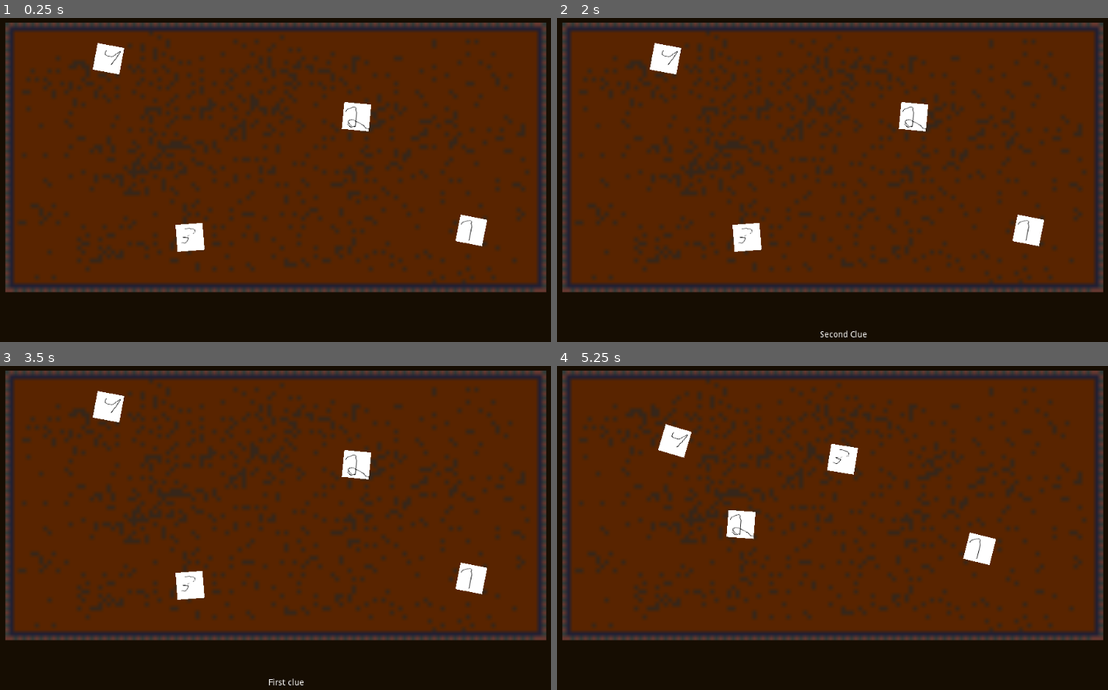
Above: before the commit, frames 1-4 (two rows, left to right).
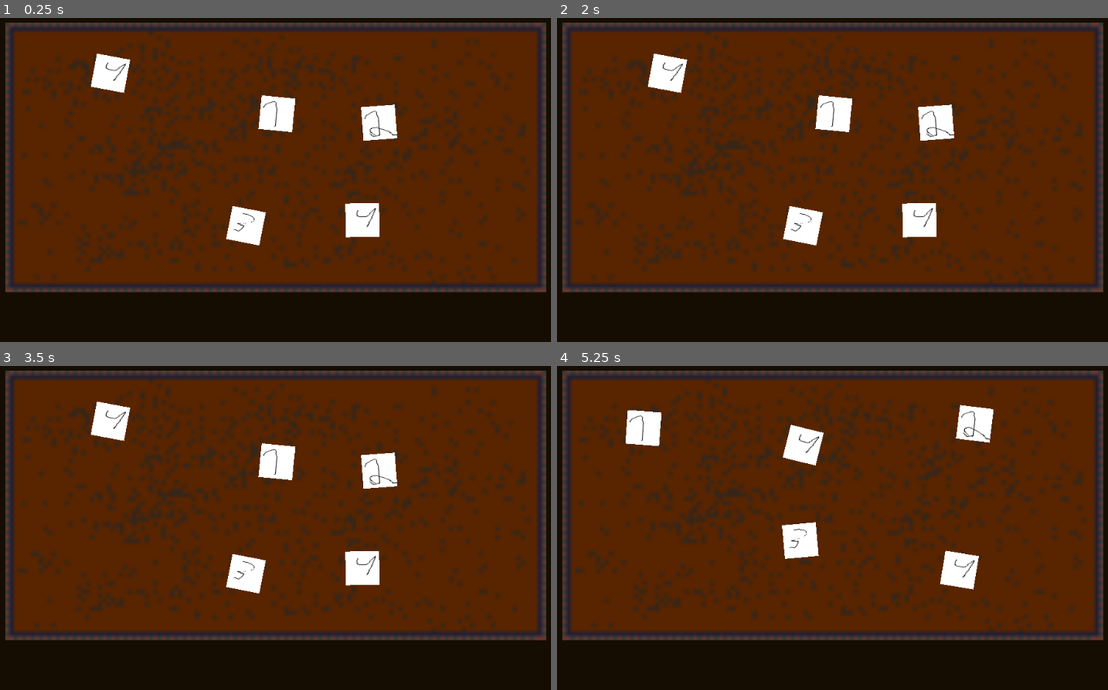
Above: after the commit, the same moments.

Repository: loudercake/cluennector
Game: Godot game, scene res://scenes/Level.tscn
Same seed, same stepped clock (60 frames per second), same inputs: the game is played once before the commit and once after it.
Inputs (mouse positions are in pixels of both pictures, inside the frame that each line leads up to):
- Up to frame 1 (0.25 s): no input
- Up to frame 2 (2 s): tap Enter at 0.5 s; move the mouse to (667, 60) at 0.52 s; click (667, 60) at 0.6 s; move the mouse to (915, 115) at 1.27 s; click (915, 115) at 1.35 s
- Up to frame 3 (3.5 s): move the mouse to (187, 586) at 2.02 s; click (187, 586) at 2.1 s; move the mouse to (473, 579) at 2.77 s; click (473, 579) at 2.85 s
- Up to frame 4 (5.25 s): move the mouse to (1019, 576) at 3.52 s; click (1019, 576) at 3.6 s; tap Backspace (reset) at 4.25, 5 s; move the mouse to (645, 466) at 4.27 s; click (645, 466) at 4.35 s; move the mouse to (882, 447) at 5.02 s; click (882, 447) at 5.1 s

The runs differ from the first frame. In frame 1, 4.3% of the frame differs, in the area x 16-89%, y 7-73%; in frame 2, 4.4%; in frame 3, 4.4%; in frame 4, 4.9%, in the area x 12-80%, y 11-70%.

Commit message:
Fix grid randomizer

Diff:
--- a/levels/level1/level1.tres
+++ b/levels/level1/level1.tres
@@ -8,6 +8,6 @@
 
 [resource]
 script = ExtResource( 1 )
-title = ""
+title = "A new level"
 story = [ ExtResource( 5 ), ExtResource( 3 ), ExtResource( 4 ) ]
-decoy = [ ExtResource( 2 ) ]
+decoy = [ ExtResource( 2 ), ExtResource( 4 ) ]
--- a/scenes/Level.gd
+++ b/scenes/Level.gd
@@ -2,9 +2,9 @@
 
 export(Resource) var start_level
 export(float) var clue_max_rotation = 5
-export(float) var clue_max_random_offset = 100
+export(float) var clue_max_random_offset = 70
 export(int) var n_rows = 2
-export(int) var debug_mode = true
+export(bool) var debug_mode = true
 
 var Clue = preload("res://scenes/Clue.tscn")
 
@@ -24,13 +24,14 @@
 	# Programatically add clues to the board
 	var clues_array = shuffle(start_level.story + start_level.decoy)
 	var last_pos = top_left / 2
-	var x_offset = width / (clues_array.size() / n_rows)
+	var n_cols = int(clues_array.size() / float(n_rows) + 0.5)
+	var x_offset = width / n_cols
 	var y_offset = height / n_rows
 	var i = 1
 	for clue_resource in clues_array:
 		var clue = Clue.instance()
 		clue.resource = clue_resource
-		clue.size = Vector2.ONE * 4
+		clue.size = Vector2.ONE * 5
 		clue.global_position = last_pos
 		clue.connect("hovered", self, "on_clue_hover")
 		clue.connect("unhovered", self, "on_clue_unhover")
@@ -38,7 +39,7 @@
 		clues.add_child(clue)
 		last_pos.x += x_offset
 
-		if i % n_rows == 0:
+		if i % n_cols == 0:
 			last_pos.x = top_left.x
 			last_pos.y += y_offset
 		i += 1
